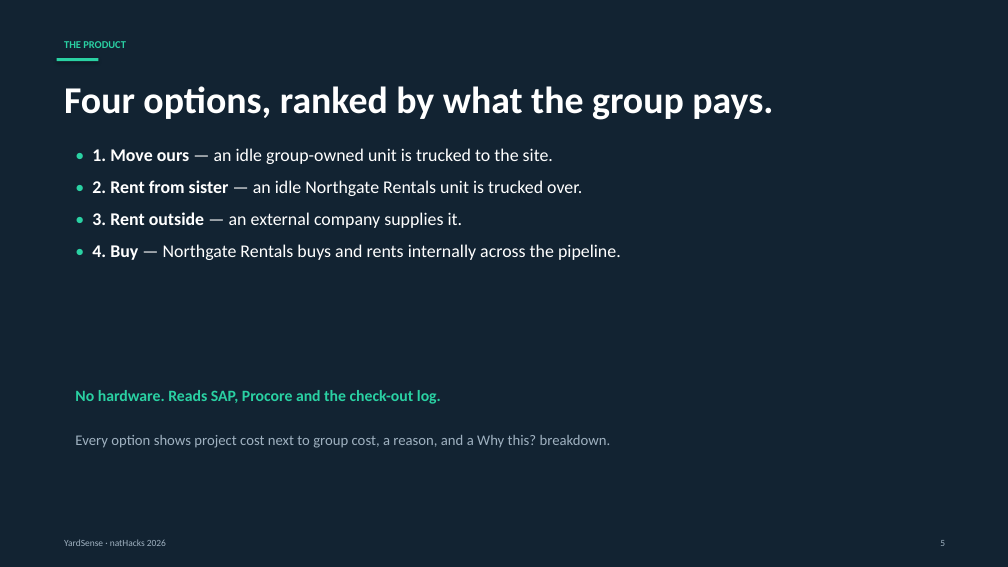
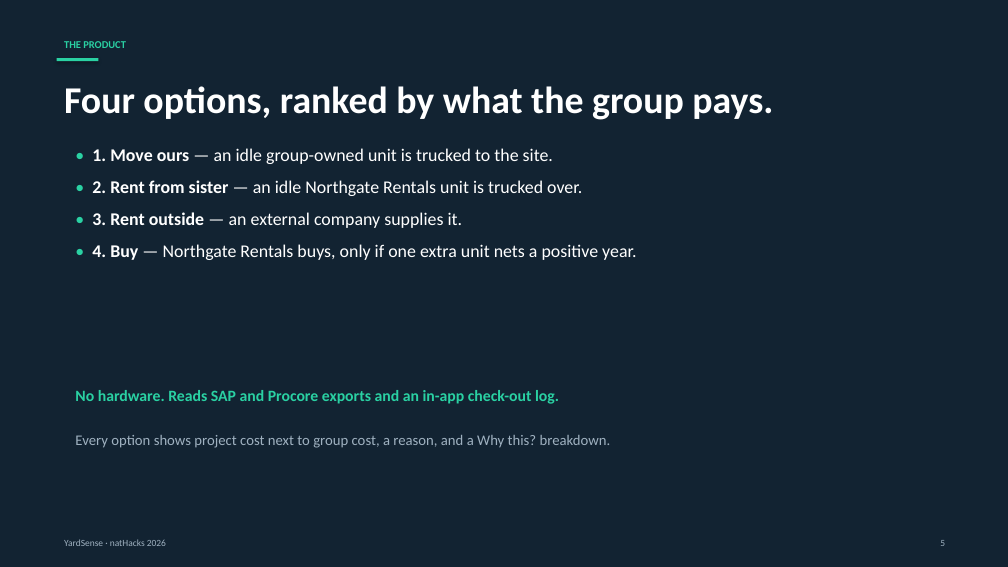
Before and after one commit to singhg349-wq/yardsense-nathacks26, a slide deck: slide 5 of pitch/YardSense-natHacks-2026.pptx. Drawn at 1008x567 pixels with LibreOffice and Linux fonts; fonts in the diff are those of the drawing. Boxes give left, top, right and bottom in pixels: in the first picture for what was removed or moved away, otherwise in the second. Text is boxed around its words. In the diff, an @@ line names an element or a change of style, - is before the commit and + after.

```diff
--- a/pitch/YardSense-natHacks-2026.pptx
+++ b/pitch/YardSense-natHacks-2026.pptx
@@ text at <box>92,244,636,260</box>: text changed @@
-• 4. Buy — Northgate Rentals buys and rents internally across the pipeline.
+• 4. Buy — Northgate Rentals buys, only if one extra unit nets a positive year.
@@ text at <box>75,390,559,404</box>: text changed @@
-No hardware. Reads SAP, Procore and the check-out log.
+No hardware. Reads SAP and Procore exports and an in-app check-out log.
```
Also in this commit, not shown: 6 other slides changed, 6 other files.
